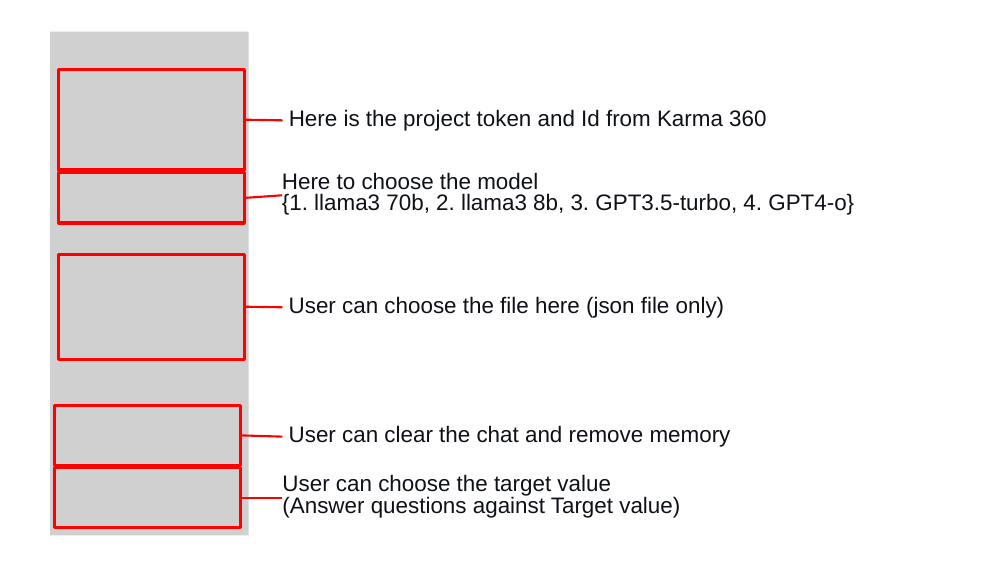
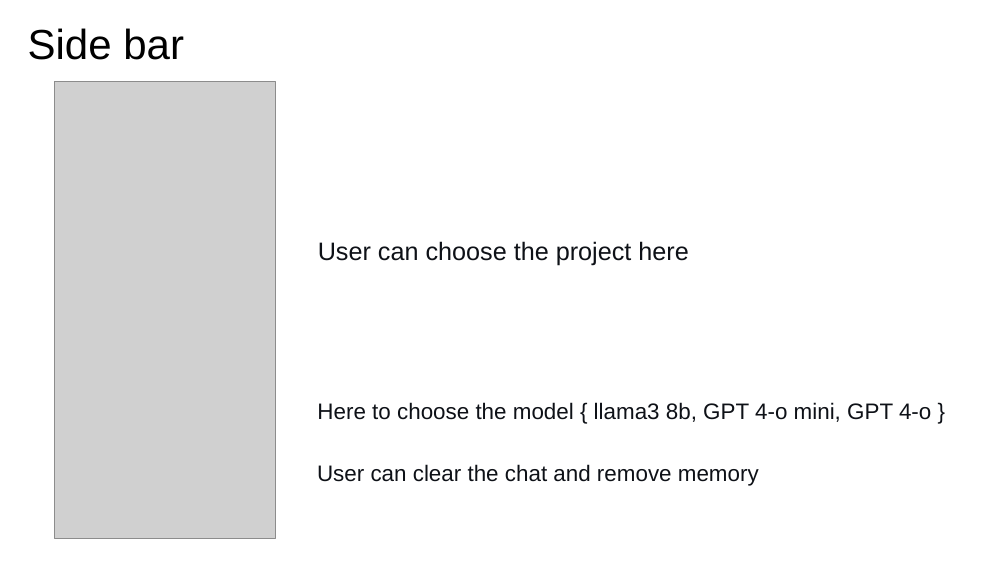
Before and after one commit to LeeMoofon0222/Vizuro_Intern, a slide deck: slide 4 of causalAi_chatBot/Chatbot.pptx. Drawn at 1008x567 pixels with LibreOffice and Linux fonts; fonts in the diff are those of the drawing; grey boxes stand for pictures. Boxes give left, top, right and bottom in pixels: in the first picture for what was removed or moved away, otherwise in the second. Text is boxed around its words. In the diff, an @@ line names an element or a change of style, - is before the commit and + after.

```diff
--- a/causalAi_chatBot/Chatbot.pptx
+++ b/causalAi_chatBot/Chatbot.pptx
@@ text added at box(28, 28, 184, 60), 60 pt, text #000000 @@
+Side bar
@@ picture: place and size @@
-picture at box(50, 32, 249, 536)
+picture at box(54, 82, 275, 538)
@@ rectangle removed at box(59, 70, 244, 170) @@
@@ text removed at box(289, 109, 766, 131) @@
-Here is the project token and Id from Karma 360
@@ line removed from (283, 120) to (244, 120) @@
@@ rectangle removed at box(59, 173, 244, 223) @@
@@ line removed from (282, 196) to (244, 198) @@
@@ rectangle removed at box(59, 254, 244, 359) @@
@@ text at box(318, 241, 688, 265): text changed; size 32 to 36 pt @@
-User can choose the file here (json file only)
+User can choose the project here
@@ line removed from (282, 307) to (244, 307) @@
@@ rectangle removed at box(55, 405, 240, 465) @@
@@ text at box(317, 402, 931, 422): text changed @@
-Here to choose the model
-{1. llama3 70b, 2. llama3 8b, 3. GPT3.5-turbo, 4. GPT4-o}
+Here to choose the model { llama3 8b, GPT 4-o mini, GPT 4-o }
@@ line removed from (282, 436) to (240, 435) @@
@@ rectangle removed at box(55, 468, 240, 528) @@
@@ text removed at box(282, 474, 680, 518) @@
-User can choose the target value
-(Answer questions against Target value)
@@ text "User can clear the chat ...": place and size @@
-text "User can clear the chat ..." at box(289, 425, 731, 447)
+text "User can clear the chat ..." at box(317, 464, 759, 486)
@@ line removed from (282, 498) to (240, 498) @@
```
Also in this commit, not shown: 4 other slides changed, 3 other files.
